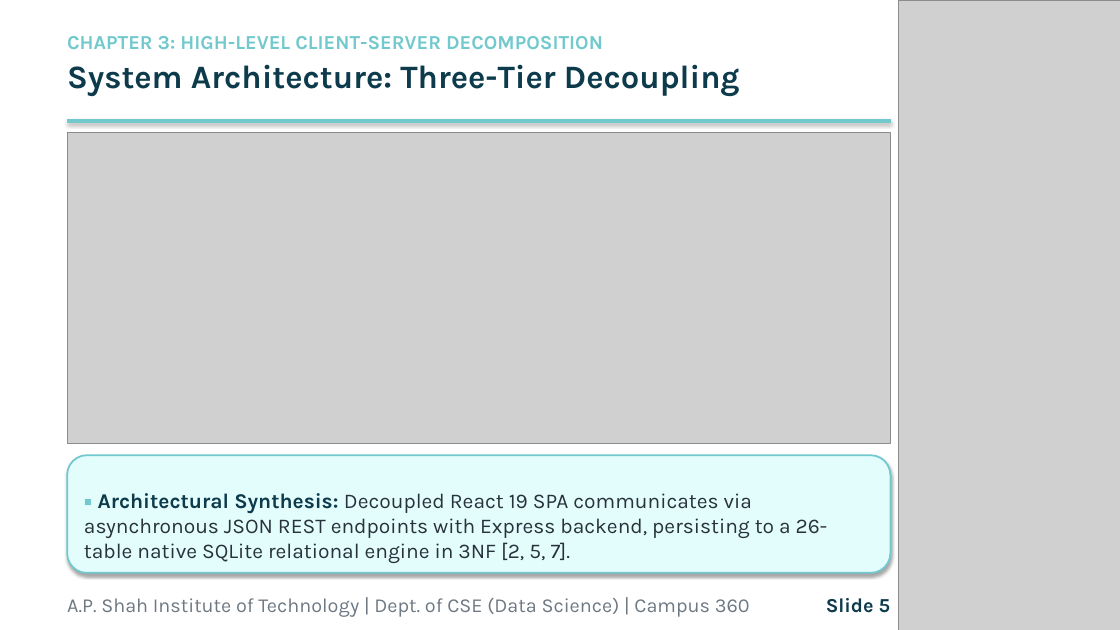
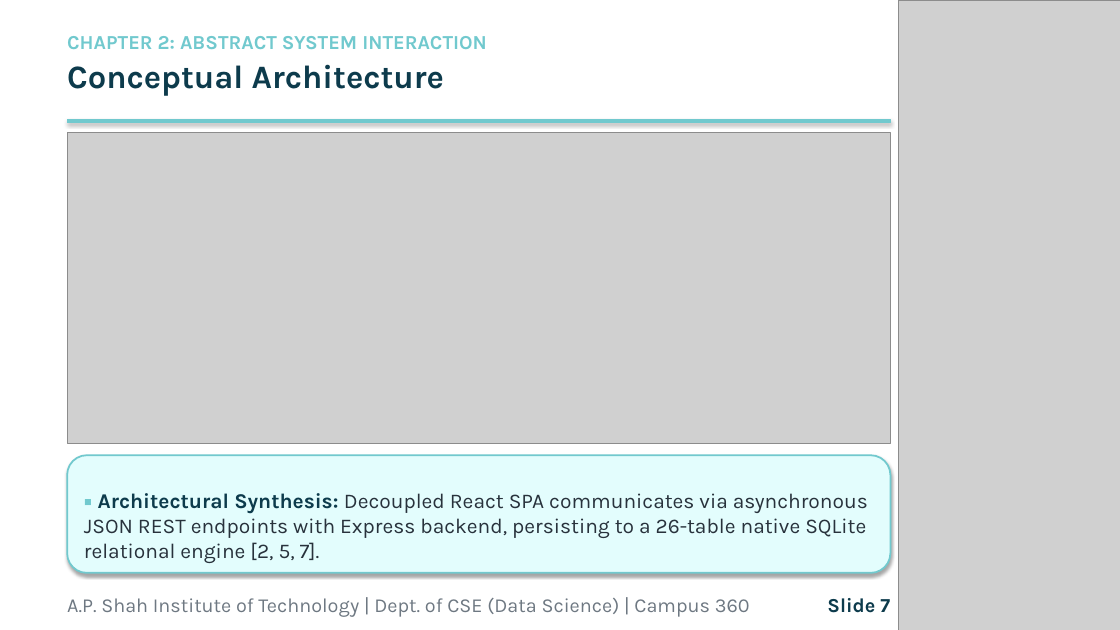
Before and after one commit to Jain07Himanshu/Campus-360, a slide deck: slide 7 of docs/Campus_360_Presentation.pptx (slide 5 before the commit). Drawn at 1120x630 pixels with LibreOffice and Linux fonts; fonts in the diff are those of the drawing; grey boxes stand for pictures. Boxes give left, top, right and bottom in pixels: in the first picture for what was removed or moved away, otherwise in the second. Text is boxed around its words. In the diff, an @@ line names an element or a change of style, - is before the commit and + after.

Commit message:
fix(docs): perfect formatting of mini project report, remove wide letter spacing, update academic year to 2026-27, embed high-res diagrams

```diff
--- a/docs/Campus_360_Presentation.pptx
+++ b/docs/Campus_360_Presentation.pptx
@@ text at (x1=67, y1=36, x2=487, y2=96): text changed @@
-CHAPTER 3: HIGH-LEVEL CLIENT-SERVER DECOMPOSITION
-System Architecture: Three-Tier Decoupling
+CHAPTER 2: ABSTRACT SYSTEM INTERACTION
+Conceptual Architecture
@@ text at (x1=84, y1=493, x2=868, y2=563): text changed @@
-▪ Architectural Synthesis: Decoupled React 19 SPA communicates via asynchronous JSON REST endpoints with Express backend, persisting to a 26-table native SQLite relational engine in 3NF [2, 5, 7].
+▪ Architectural Synthesis: Decoupled React SPA communicates via asynchronous JSON REST endpoints with Express backend, persisting to a 26-table native SQLite relational engine [2, 5, 7].
@@ text at (x1=827, y1=598, x2=890, y2=613): text changed @@
-Slide 5
+Slide 7
```
Also in this commit, not shown: 11 other slides changed, 9 slides added, 3 slides removed, 4 other files.
